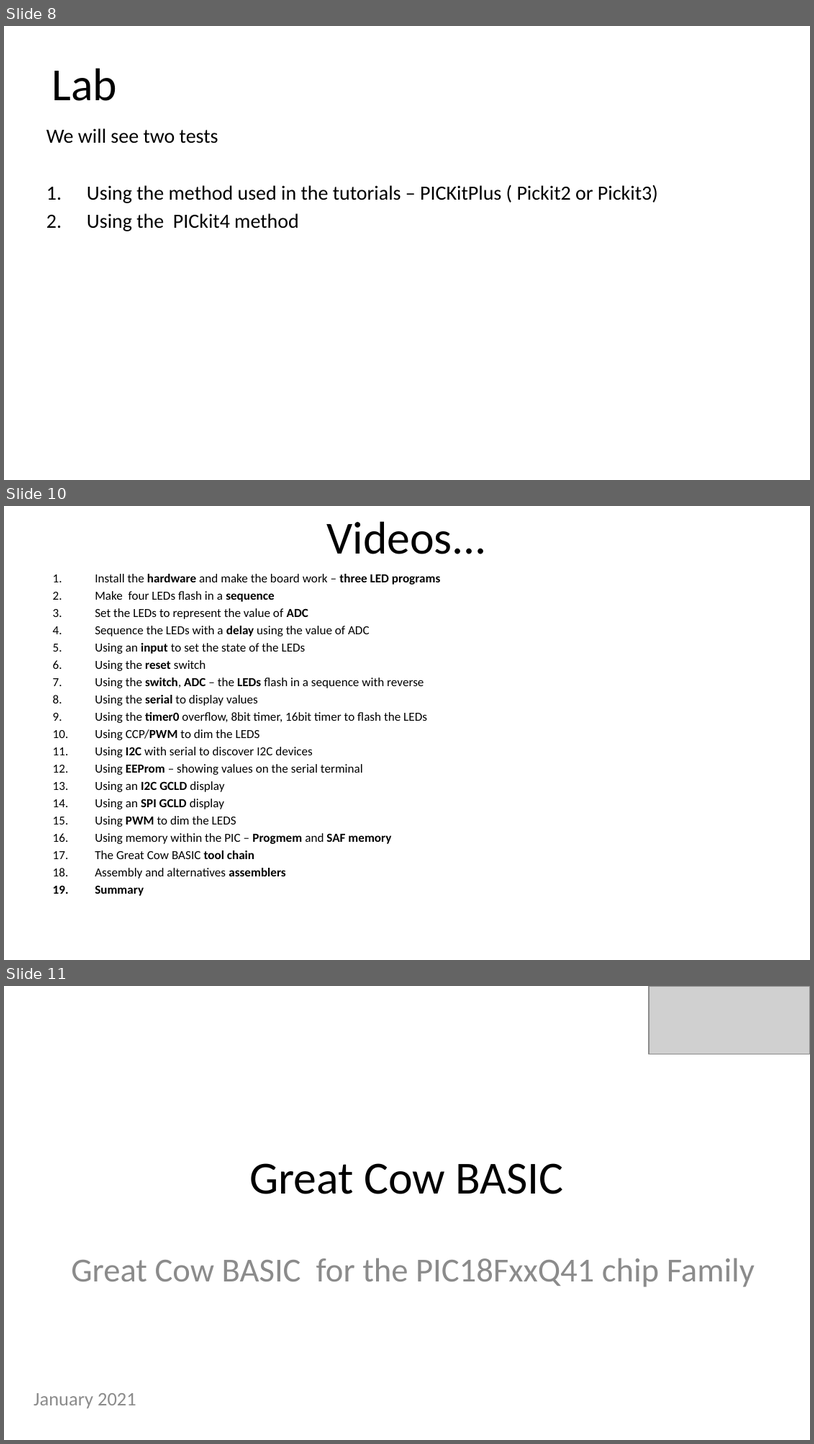
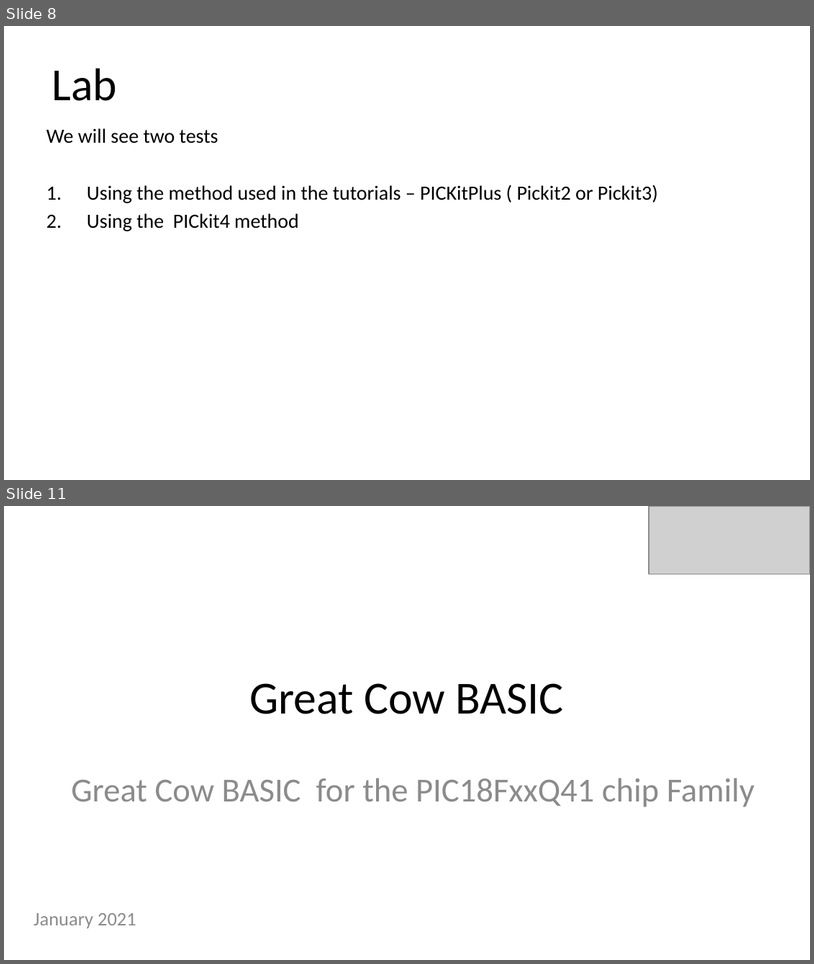
Before and after one commit to Anobium/Great-Cow-BASIC-Demonstration-Sources, a slide deck: Vendor_Boards/Microchip_Low_Pin_Count_Demo_Board/PICKit2_Board/18F16Q41/tutorials/Great Cow BASIC_Part19.pptx. Shown one above the other, each under a label of ours: slides 8, 10 and 11 before the commit, slides 8 and 11 after it; the slides between them are not shown. The pictures are 814x1444 and 814x964 pixels, drawn with LibreOffice and Linux fonts; fonts in the diff are those of the drawing; grey boxes stand for pictures. Boxes give left, top, right and bottom in pixels: in the first picture for what was removed or moved away, otherwise in the second. Text is boxed around its words. In the diff, an @@ line names an element or a change of style, - is before the commit and + after.

```diff
--- a/Vendor_Boards/Microchip_Low_Pin_Count_Demo_Board/PICKit2_Board/18F16Q41/tutorials/Great Cow BASIC_Part19.pptx
+++ b/Vendor_Boards/Microchip_Low_Pin_Count_Demo_Board/PICKit2_Board/18F16Q41/tutorials/Great Cow BASIC_Part19.pptx
@@ slide 10 removed at bbox=[4, 506, 810, 960], background #FFFFFF @@
@@ title removed at bbox=[327, 521, 487, 554] @@
-Videos...
@@ text removed at bbox=[95, 574, 440, 859] @@
-1. Install the hardware and make the board work – three LED programs
-2. Make four LEDs flash in a sequence
-3. Set the LEDs to represent the value of ADC
-4. Sequence the LEDs with a delay using the value of ADC
-5. Using an input to set the state of the LEDs
-6. Using the reset switch
-7. Using the switch, ADC – the LEDs flash in a sequence with reverse
-8. Using the serial to display values
-9. Using the timer0 overflow, 8bit timer, 16bit timer to flash the LEDs
-10. Using CCP/PWM to dim the LEDS
-11. Using I2C with serial to discover I2C devices
-12. Using EEProm – showing values on the serial terminal
-13. Using an I2C GCLD display
-14. Using an SPI GCLD display
-15. Using PWM to dim the LEDS
-16. Using memory within the PIC – Progmem and SAF memory
-17. The Great Cow BASIC tool chain
-18. Assembly and alternatives assemblers
-19. Summary
```
Also in this commit, not shown: 2 slides changed, 1 slide added, 3 other slides removed, 2 other files.
